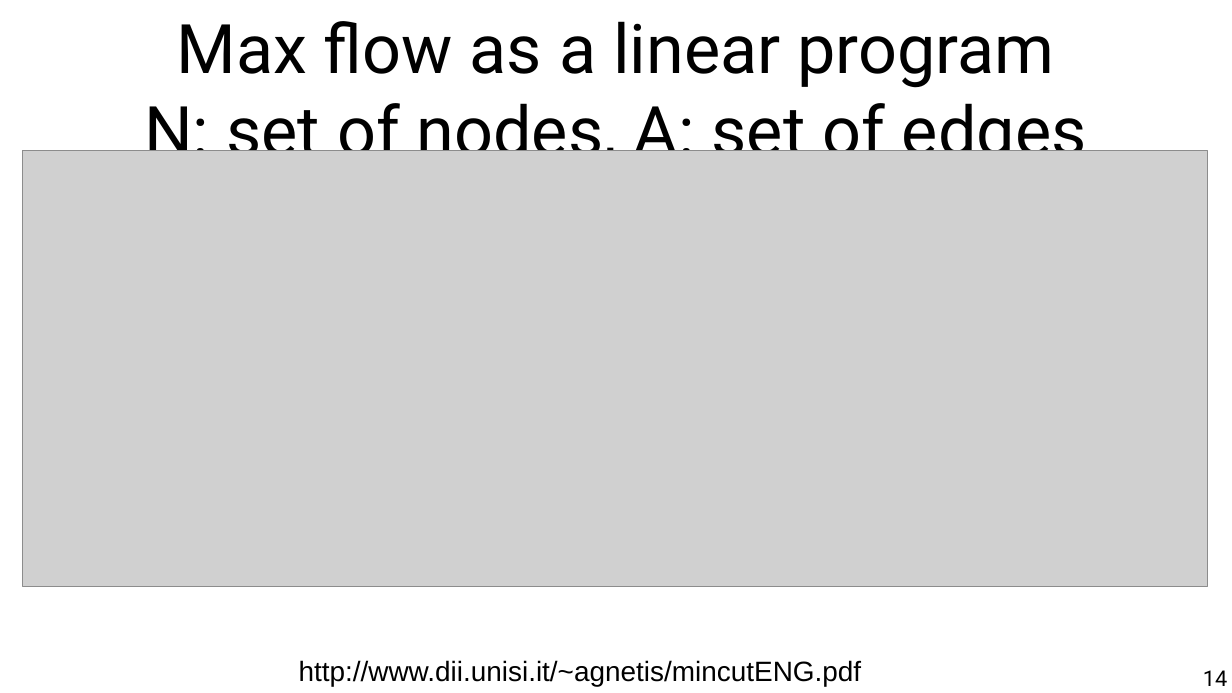
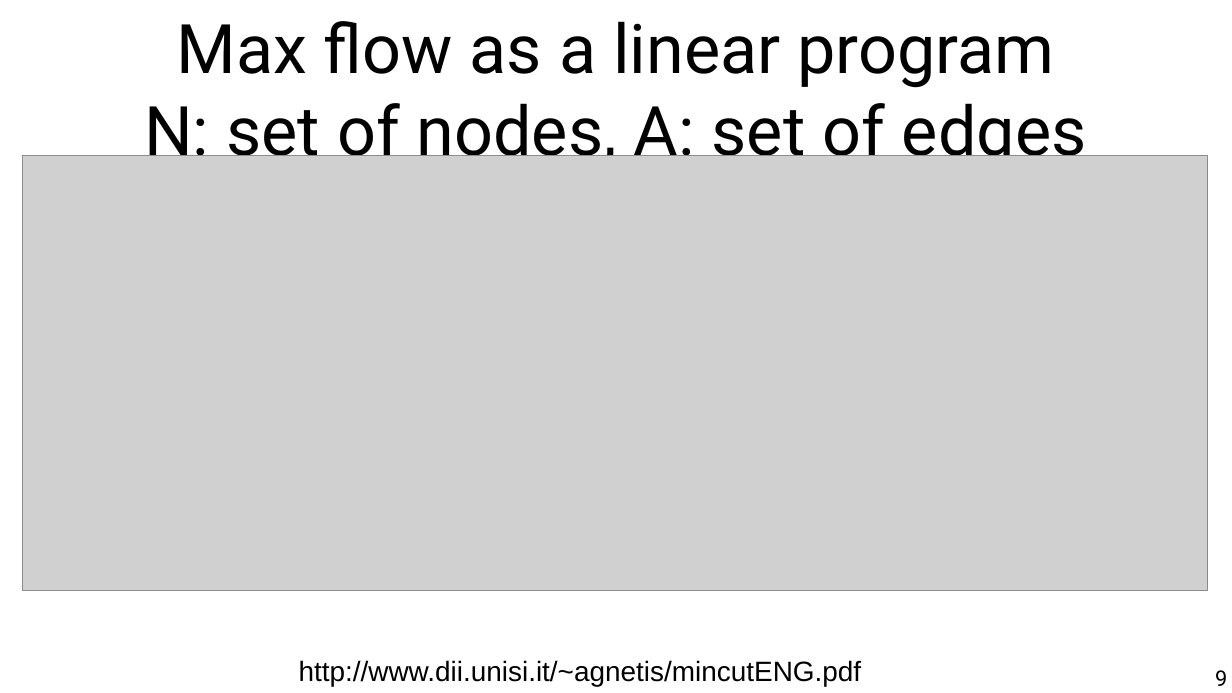
Before and after one commit to chatox/networks-science-course, a slide deck: slide 9 of theory/odp/tt20_network_flows.odp (slide 14 before the commit). Drawn at 1232x693 pixels with LibreOffice and Linux fonts; fonts in the diff are those of the drawing; grey boxes stand for pictures. Boxes give left, top, right and bottom in pixels: in the first picture for what was removed or moved away, otherwise in the second. Text is boxed around its words. In the diff, an @@ line names an element or a change of style, - is before the commit and + after.

```diff
--- a/theory/odp/tt20_network_flows.odp
+++ b/theory/odp/tt20_network_flows.odp
@@ picture: place and size @@
-picture at bbox=[22, 151, 1207, 587]
+picture at bbox=[22, 155, 1207, 591]
@@ page number at bbox=[1215, 670, 1227, 686]: text changed @@
-14
+9
```
Also in this commit, not shown: 11 other slides changed, 3 slides added, 5 slides removed, 7 other files.
